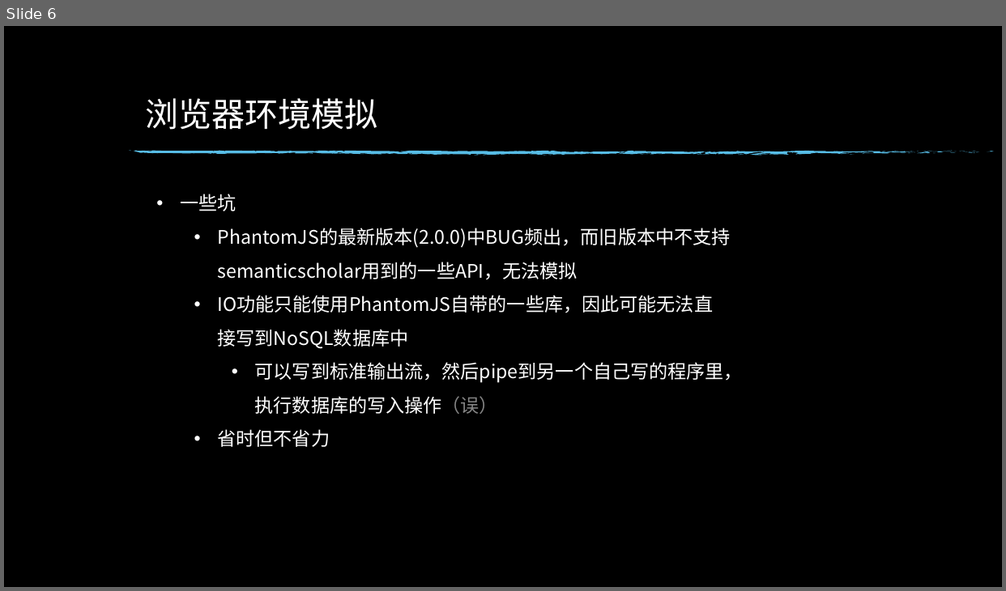
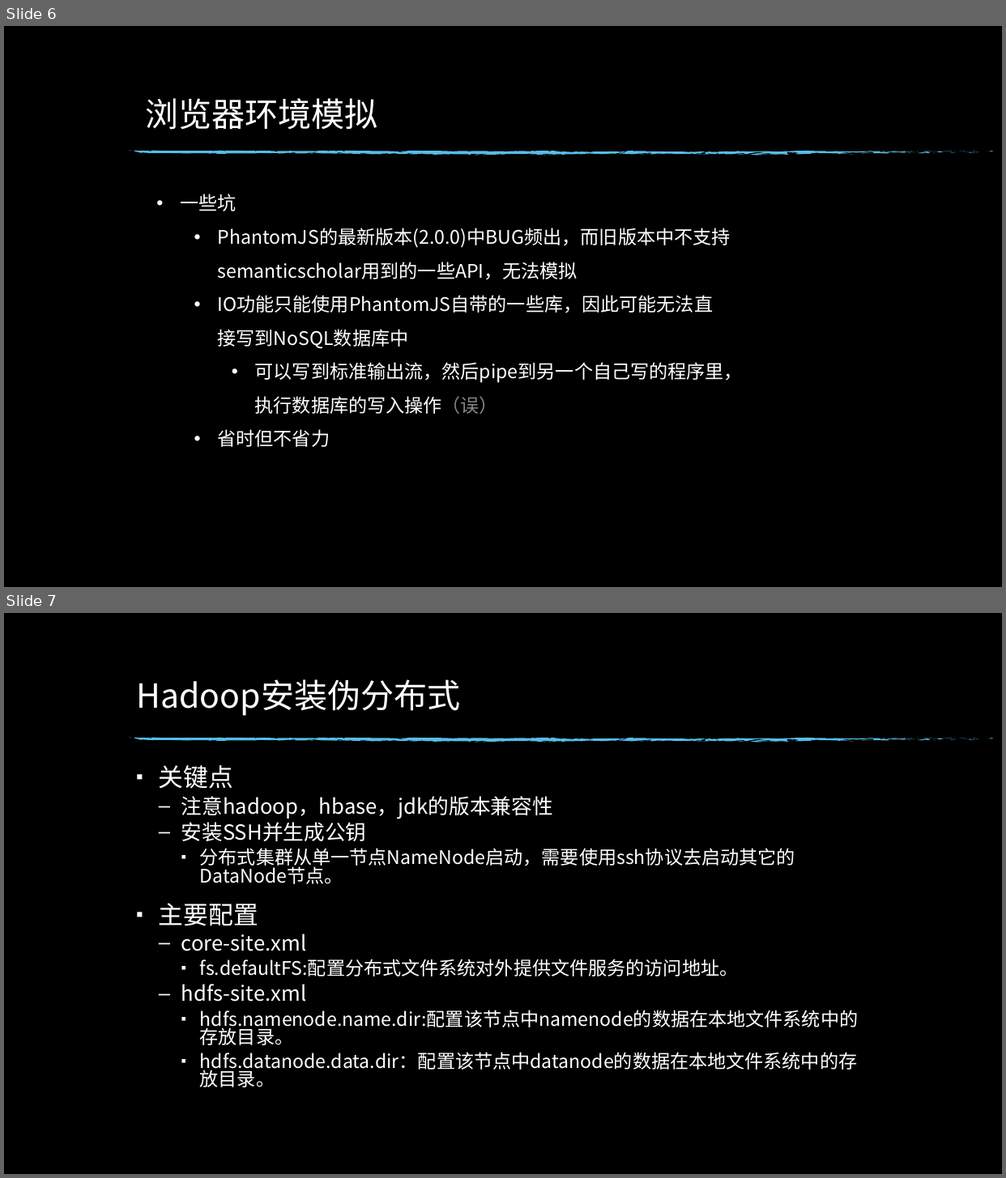
Before and after one commit to luminocean/cloud-computing, a slide deck: homework/实践1.pptx. Shown one above the other, each under a label of ours: slide 6 before the commit, slides 6 and 7 after it. The pictures are 1006x591 and 1006x1178 pixels, drawn with LibreOffice and Linux fonts; fonts in the diff are those of the drawing; background and template pictures are left out. Boxes give left, top, right and bottom in pixels: in the first picture for what was removed or moved away, otherwise in the second. Text is boxed around its words. In the diff, an @@ line names an element or a change of style, - is before the commit and + after.

```diff
--- a/homework/实践1.pptx
+++ b/homework/实践1.pptx
@@ slide 7 added at (4,613,1002,1174), background picture (left out); not listed: 74 template elements that a slide beside it also shows @@
@@ title added at (136,679,460,716), 32 pt, text #FFFFFF @@
+Hadoop安装伪分布式
@@ text added at (159,765,859,1088), 18 pt, text #FFFFFF @@
+▪ 关键点
+  – 注意hadoop，hbase，jdk的版本兼容性
+  – 安装SSH并生成公钥
+    ▪ 分布式集群从单一节点NameNode启动，需要使用ssh协议去启动其它的DataNode节点。
+▪ 主要配置
+  – core-site.xml
+    ▪ fs.defaultFS:配置分布式文件系统对外提供文件服务的访问地址。
+  – hdfs-site.xml
+    ▪ hdfs.namenode.name.dir:配置该节点中namenode的数据在本地文件系统中的存放目录。
+    ▪ hdfs.datanode.data.dir：配置该节点中datanode的数据在本地文件系统中的存放目录。
```
Also in this commit, not shown: 1 slide changed, 4 other slides added.
